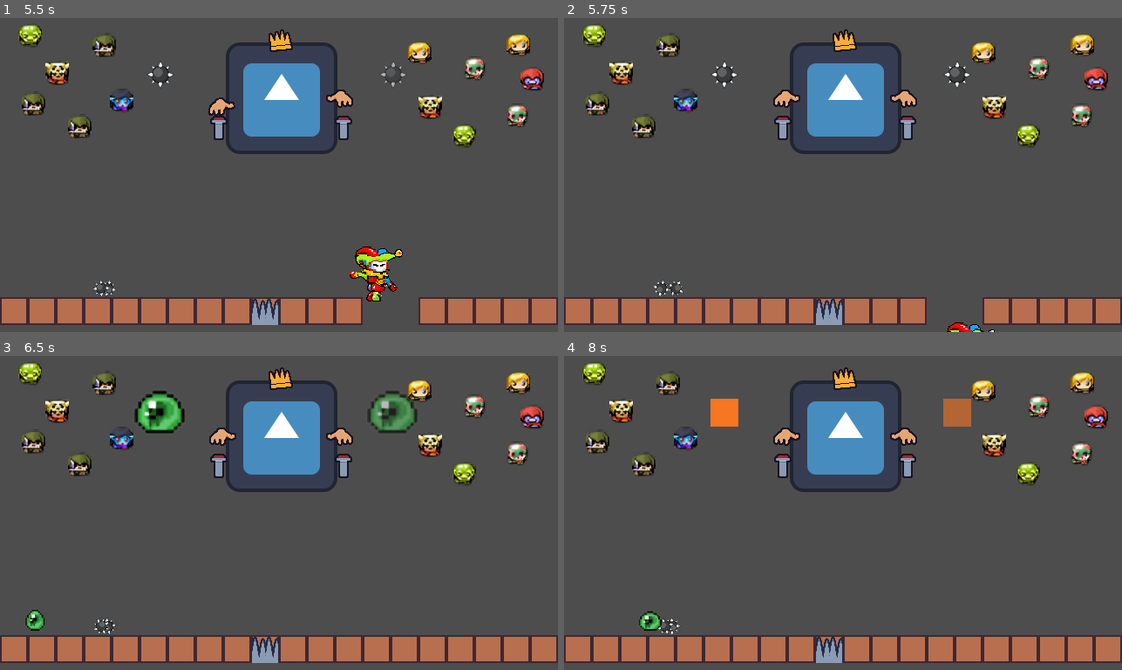
Above: before the commit, frames 1-4 (two rows, left to right).
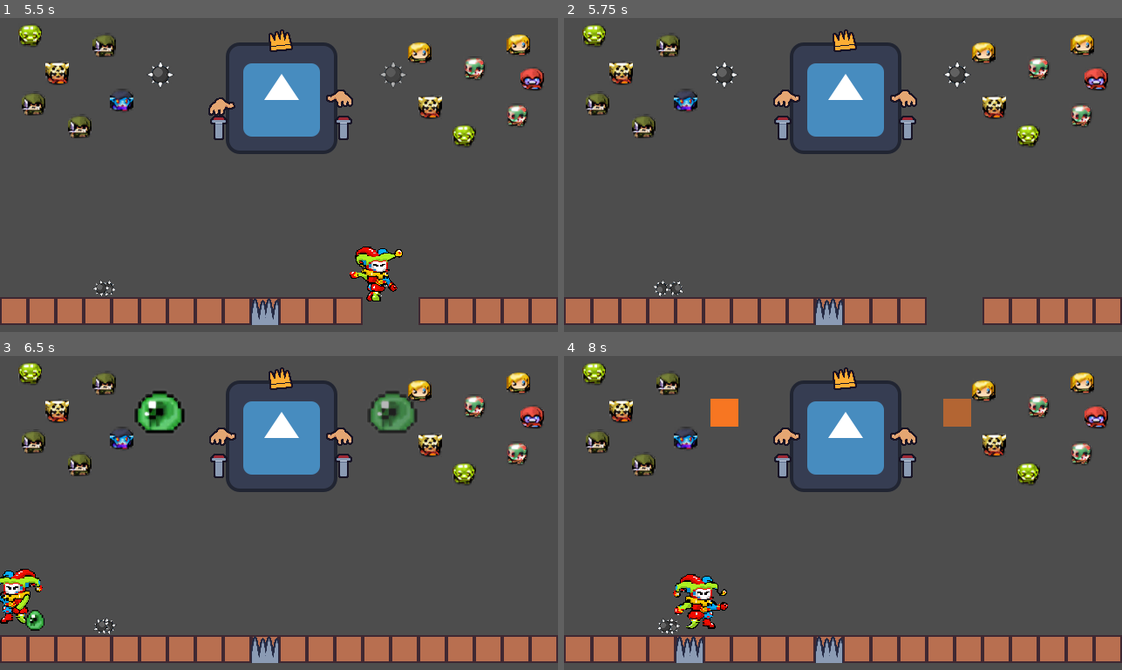
Above: after the commit, the same moments.

Repository: coelhucas/ggj-2024
Game: Godot game, scene res://src/scenes/main.tscn
Two runs of this game, one before a commit and one after it. Both use one fixed random seed, a clock stepped at 60 frames per second and the inputs below. The engine's default icon, where the game draws it, is replaced by a stand-in: a white triangle on a blue panel in a dark square.
Inputs:
- Up to frame 1 (5.5 s): hold D (p1_right) 0.53-2.03 s; tap Left (p2_left) every 1.5 s from 0.6 to 5.1 s; tap W (p1_up) at 0.77, 1.52, 3.02, 3.77, 4.52 s; tap Right (p2_right) at 1.35, 2.85, 4.35 s; hold A (p1_left) 2.03-2.78 s; hold D (p1_right) 2.78-4.28 s; hold A (p1_left) 4.28-5.03 s; hold D (p1_right) from 5.03 s (still down)
- Up to frame 2 (5.75 s): keep holding D (p1_right)
- Up to frame 3 (6.5 s): release D (p1_right) at 5.78 s; hold A (p1_left) from 5.78 s (still down); tap Right (p2_right) at 5.85 s; tap W (p1_up) at 6.02 s
- Up to frame 4 (8 s): tap Left (p2_left) at 6.6 s; tap W (p1_up) at 6.77, 7.52 s; release A (p1_left) at 7.28 s; hold D (p1_right) from 7.28 s (still down); tap Right (p2_right) at 7.35 s

Frame 1 is identical in both runs. In frame 2, 0.2% of the frame differs, in the area x 68-78%, y 96-100%; in frame 3, 0.8%; in frame 4, 1.6%, in the area x 13-30%, y 69-98%.

Commit message:
add hole death

Diff:
--- a/src/scenes/main.tscn
+++ b/src/scenes/main.tscn
@@ -6,6 +6,7 @@
 [ext_resource type="PackedScene" uid="uid://k7hsdvivpmgm" path="res://src/scenes/king/selectors/trap_selector.tscn" id="3_lpelj"]
 [ext_resource type="PackedScene" path="res://src/scenes/public/person2.tscn" id="6_2flqa"]
 [ext_resource type="PackedScene" uid="uid://bngctos3idixx" path="res://src/scenes/traps/floor.tscn" id="6_6phtl"]
+[ext_resource type="PackedScene" uid="uid://e3uum565tdcm" path="res://src/scenes/traps/hole.tscn" id="7_22dcs"]
 
 [sub_resource type="RectangleShape2D" id="RectangleShape2D_1t7xc"]
 size = Vector2(20, 388)
@@ -98,4 +99,11 @@
 layer_0/name = "solid"
 layer_0/tile_data = PackedInt32Array(655360, 0, 65536, 655361, 0, 65536, 655362, 0, 65536, 655363, 0, 65536, 655364, 0, …(295 unchanged characters)…
 
+[node name="Hole" parent="Main" node_paths=PackedStringArray("respawn") instance=ExtResource("7_22dcs")]
+position = Vector2(320, 377)
+respawn = NodePath("../Marker2D")
+
+[node name="Marker2D" type="Marker2D" parent="Main"]
+position = Vector2(36, 209)
+
 [node name="CanvasLayer" type="CanvasLayer" parent="."]
--- /dev/null
+++ b/src/scenes/traps/hole.gd
@@ -0,0 +1,7 @@
+extends Area2D
+
+@export var respawn: Node2D
+
+func _on_body_entered(body):
+	body.take_damage()
+	body.global_position = respawn.global_position
--- /dev/null
+++ b/src/scenes/traps/hole.tscn
@@ -0,0 +1,16 @@
+[gd_scene load_steps=3 format=3 uid="uid://e3uum565tdcm"]
+
+[ext_resource type="Script" path="res://src/scenes/traps/hole.gd" id="1_hijal"]
+
+[sub_resource type="RectangleShape2D" id="RectangleShape2D_chjes"]
+size = Vector2(640, 16)
+
+[node name="Hole" type="Area2D"]
+collision_layer = 0
+collision_mask = 2
+script = ExtResource("1_hijal")
+
+[node name="CollisionShape2D" type="CollisionShape2D" parent="."]
+shape = SubResource("RectangleShape2D_chjes")
+
+[connection signal="body_entered" from="." to="." method="_on_body_entered"]
Not shown: 1 places in src/scenes/main.tscn that only renumber resources
